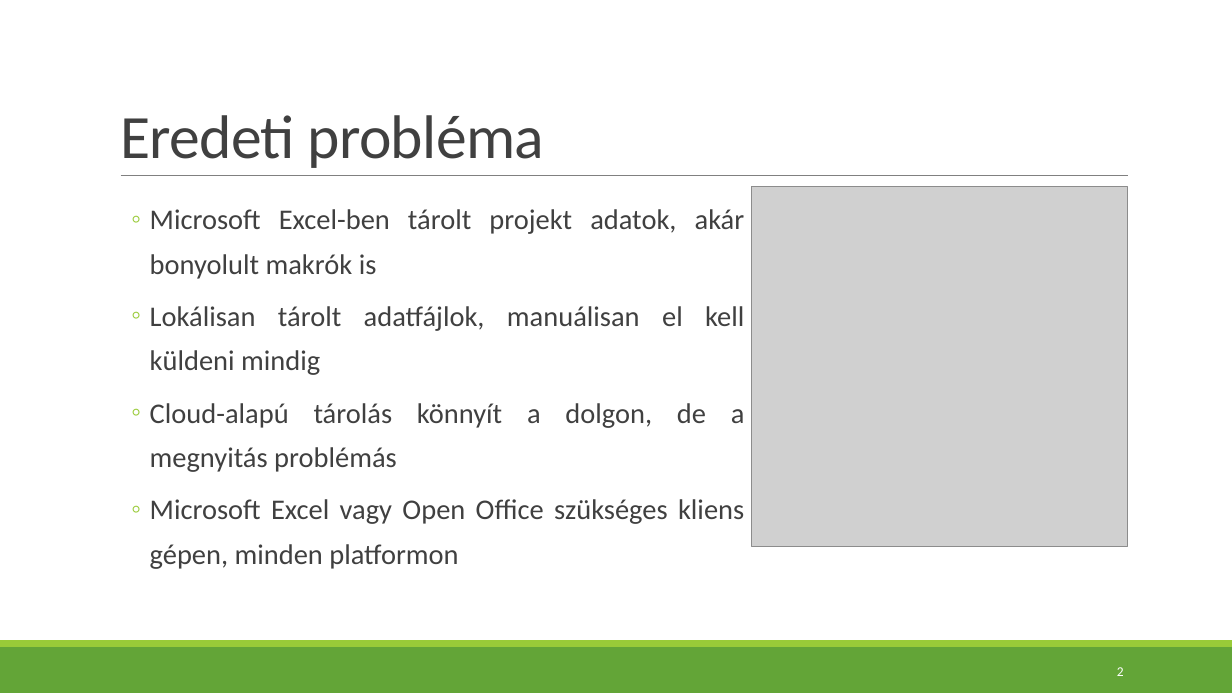
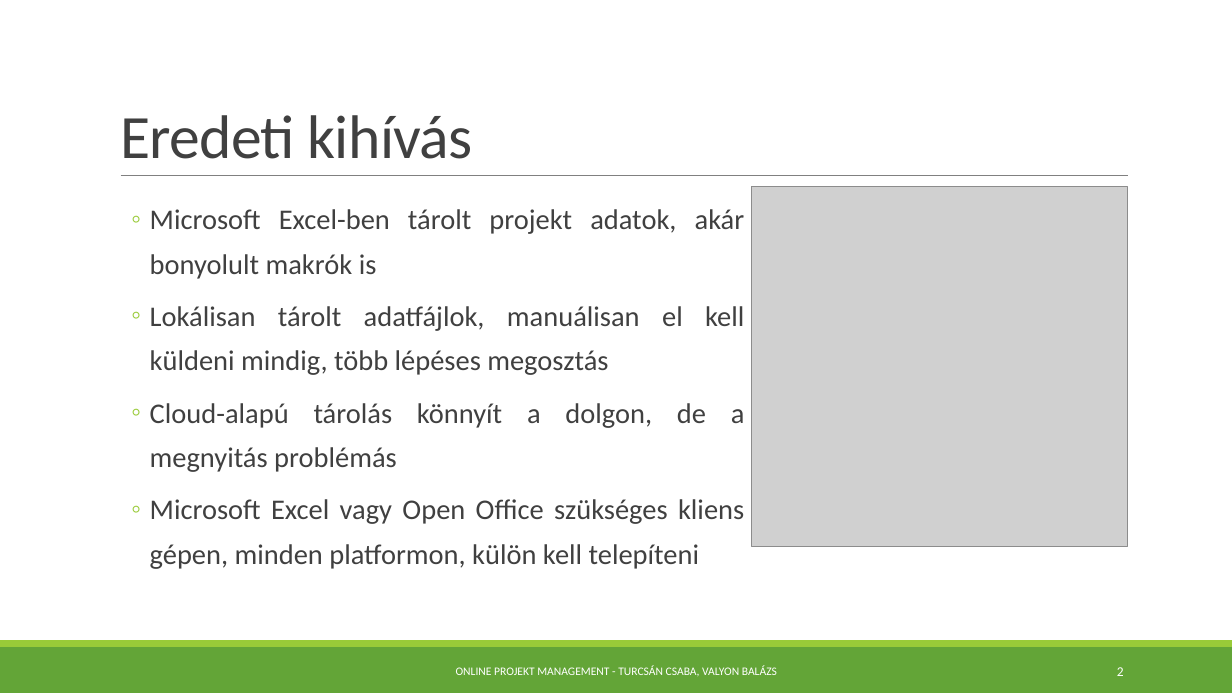
Before and after one commit to valyonbalazs/softarch, a slide deck: slide 2 of specification/prezentacio_v01.pptx. Drawn at 1232x693 pixels with LibreOffice and Linux fonts; fonts in the diff are those of the drawing; grey boxes stand for pictures. Boxes give left, top, right and bottom in pixels: in the first picture for what was removed or moved away, otherwise in the second. Text is boxed around its words. In the diff, an @@ line names an element or a change of style, - is before the commit and + after.

```diff
--- a/specification/prezentacio_v01.pptx
+++ b/specification/prezentacio_v01.pptx
@@ title at [120,115,473,159]: text changed @@
-Eredeti probléma
+Eredeti kihívás
@@ text at [150,306,744,375]: text changed @@
-  ◦ Lokálisan tárolt adatfájlok, manuálisan el kell küldeni mindig
+  ◦ Lokálisan tárolt adatfájlok, manuálisan el kell küldeni mindig, több lépéses megosztás
@@ text at [150,499,744,569]: text changed @@
-  ◦ Microsoft Excel vagy Open Office szükséges kliens gépen, minden platformon
+  ◦ Microsoft Excel vagy Open Office szükséges kliens gépen, minden platformon, külön kell telepíteni
@@ text added at [456,666,777,676], 9 pt, text #FFFFFF @@
+ONLINE PROJEKT MANAGEMENT - TURCSÁN CSABA, VALYON BALÁZS
```
Also in this commit, not shown: 7 other slides changed, 1 slide added, 1 slide removed.
